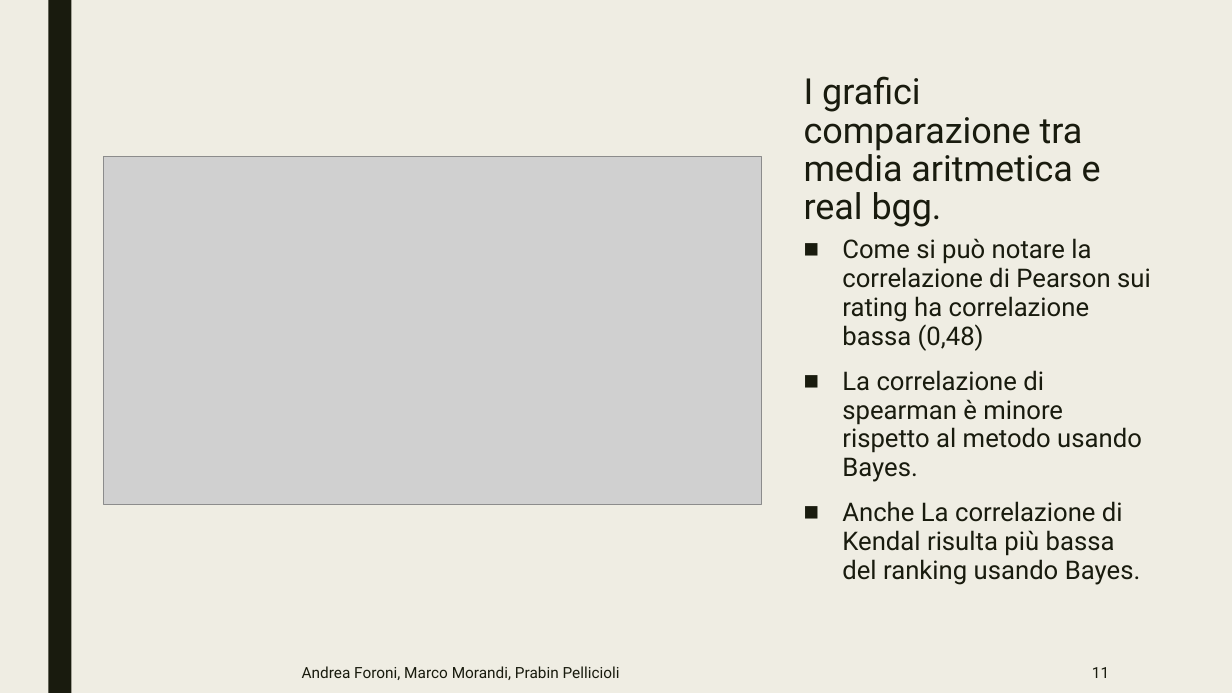
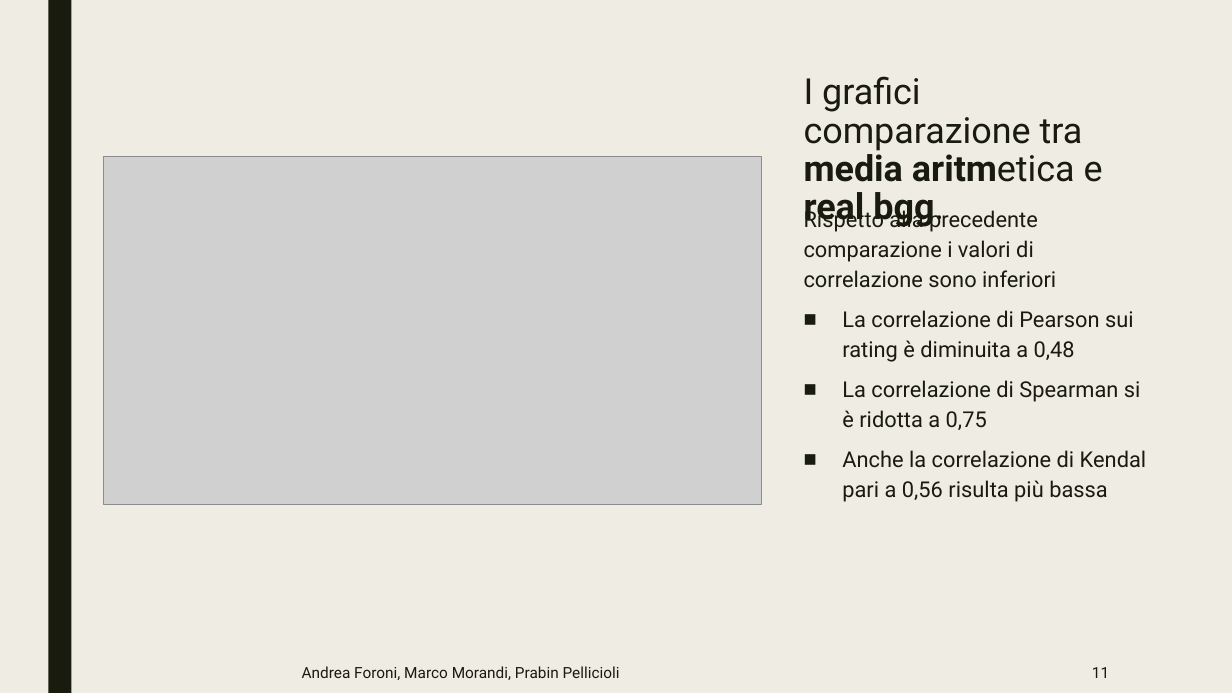
Before and after one commit to Praiban/Boardgamegeek, a slide deck: slide 11 of presentazione.pptx. Drawn at 1232x693 pixels with LibreOffice and Linux fonts; fonts in the diff are those of the drawing; grey boxes stand for pictures. Boxes give left, top, right and bottom in pixels: in the first picture for what was removed or moved away, otherwise in the second. Text is boxed around its words. In the diff, an @@ line names an element or a change of style, - is before the commit and + after.

```diff
--- a/presentazione.pptx
+++ b/presentazione.pptx
@@ title "I grafici comparazione tra media ..." at bbox=[804, 76, 1103, 228]: bold on in "media aritmetica real bgg." @@
@@ text at bbox=[804, 207, 1147, 502]: text changed; size 20 to 17 pt @@
-■ Come si può notare la correlazione di Pearson sui rating ha correlazione bassa (0,48)
-■ La correlazione di spearman è minore rispetto al metodo usando Bayes.
-■ Anche La correlazione di Kendal risulta più bassa del ranking usando Bayes.
+Rispetto alla precedente comparazione i valori di correlazione sono inferiori
+■ La correlazione di Pearson sui rating è diminuita a 0,48
+■ La correlazione di Spearman si è ridotta a 0,75
+■ Anche la correlazione di Kendal pari a 0,56 risulta più bassa
```
Also in this commit, not shown: 9 other slides changed.
